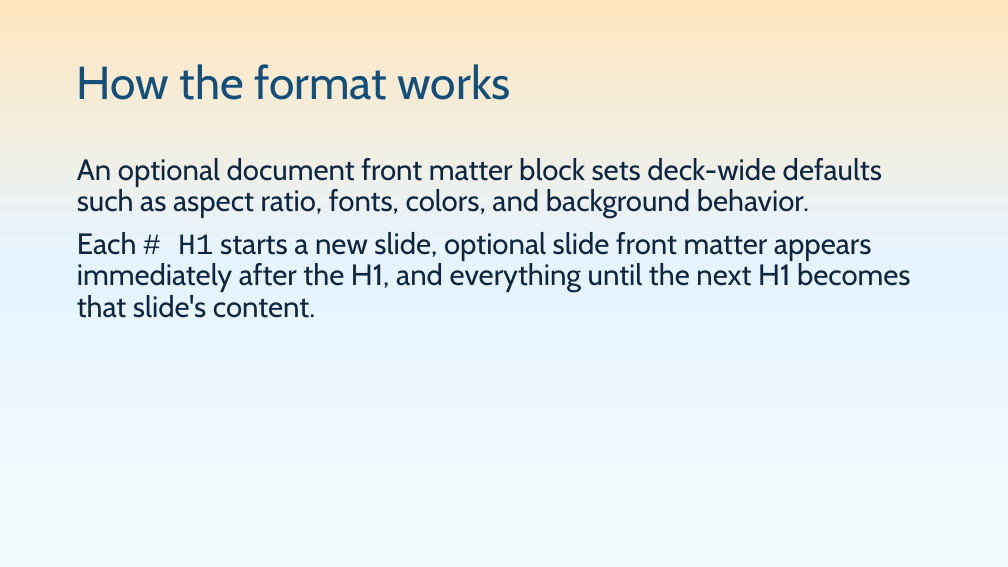
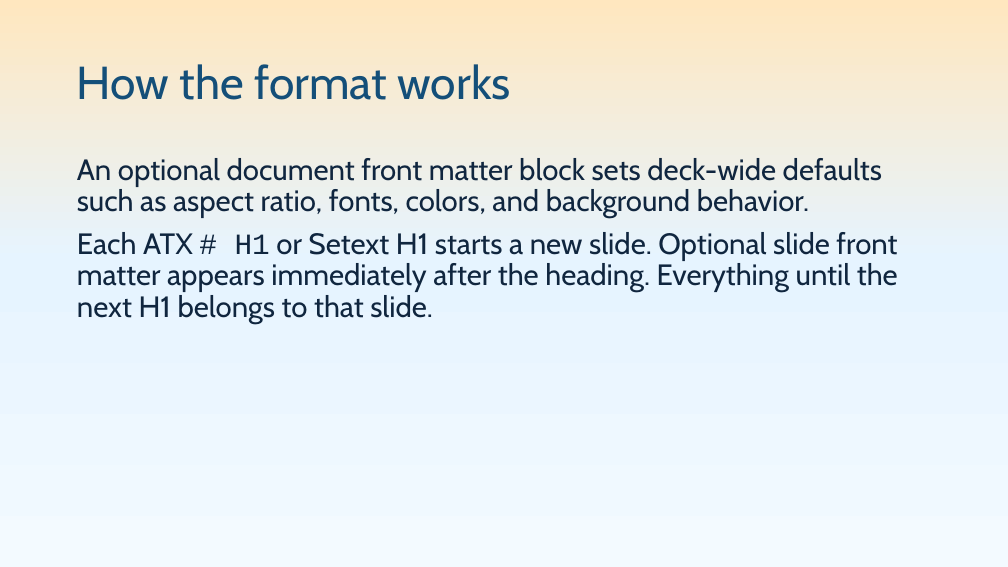
Before and after one commit to pseudosavant/markdown-pptx, a slide deck: slide 3 of sample/showcase.pptx. Drawn at 1008x567 pixels with LibreOffice and Linux fonts; fonts in the diff are those of the drawing. Boxes give left, top, right and bottom in pixels: in the first picture for what was removed or moved away, otherwise in the second. Text is boxed around its words. In the diff, an @@ line names an element or a change of style, - is before the commit and + after.

```diff
--- a/sample/showcase.pptx
+++ b/sample/showcase.pptx
@@ text at box(77, 232, 898, 324): text changed @@
-Each # H1 starts a new slide, optional slide front matter appears immediately after the H1, and everything until the next H1 becomes that slide's content.
+Each ATX # H1 or Setext H1 starts a new slide. Optional slide front matter appears immediately after the heading. Everything until the next H1 belongs to that slide.
```
Also in this commit, not shown: 7 other slides changed, 3 slides added, 16 other files.
